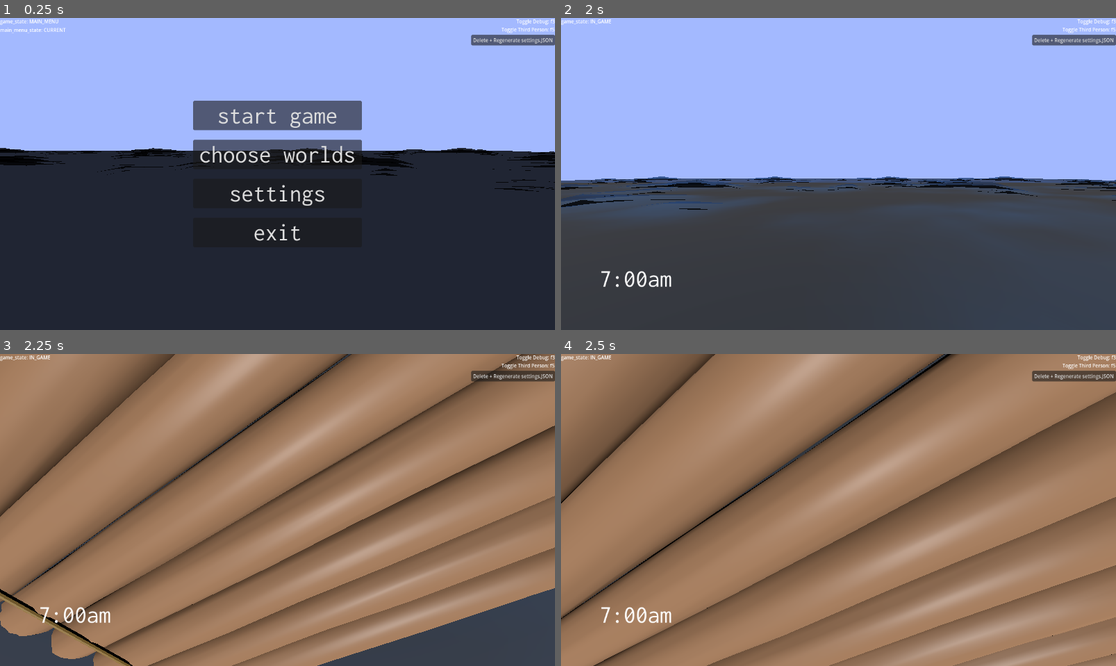
Above: before the commit, frames 1-4 (two rows, left to right).
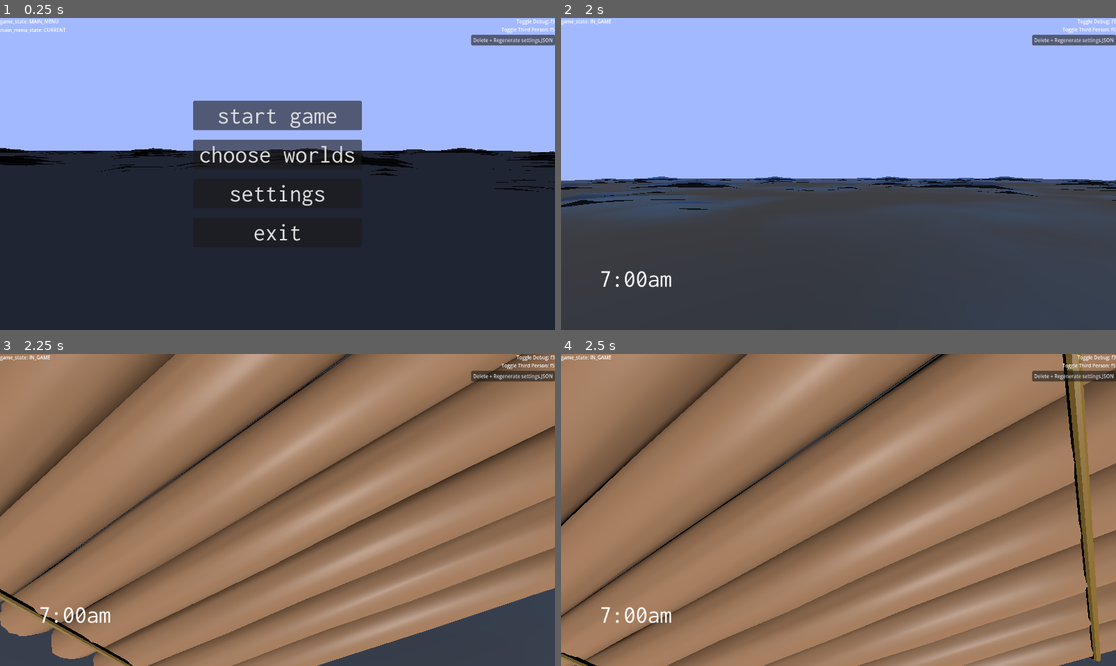
Above: after the commit, the same moments.

Repository: illogicalapple/open-water
Game: Godot game, scene res://scenes/start_menu.tscn
The game is run twice, just before and just after one commit, with the same random seed, the same clock (stepped at 60 frames per second) and the same inputs.
Inputs (mouse positions are in pixels of both pictures, inside the frame that each line leads up to):
- Up to frame 1 (0.25 s): no input
- Up to frame 2 (2 s): click "start game" at 0.5 s; click "Host" at 1.25 s
- Up to frame 3 (2.25 s): move the mouse to (305, 510) at 2.02 s; hold W from 2.03 s (still down); hold Space (jump) from 2.03 s (still down)
- Up to frame 4 (2.5 s): keep holding W; keep holding Space (jump)

Frames 1-3 are identical in both runs. In frame 4, 38% of the frame differs, in the area x 0-100%, y 0-100%.

Commit message:
some improvements
little changes!

Diff:
--- a/main.gd
+++ b/main.gd
@@ -23,6 +23,7 @@
 	multiplayer_peer.peer_connected.connect(func(id): add_player_character(id))
 	menu.visible = false
 	add_player_character()
+	$TimeSet.start()
 
 
 func add_player_character(id=1):
--- a/main.tscn
+++ b/main.tscn
@@ -153,7 +153,6 @@
 [node name="TimeSet" type="Timer" parent="."]
 process_mode = 3
 wait_time = 2.0
-autostart = true
 
 [connection signal="pressed" from="Menu/Join" to="." method="_on_join_pressed"]
 [connection signal="pressed" from="Menu/Host" to="." method="_on_host_pressed"]
--- a/player_character/player_character.gd
+++ b/player_character/player_character.gd
@@ -3,7 +3,7 @@
 var speed = 5
 #var mouse_sensitivity = 0.5
 var veloc=Vector3(0,0,0)
-var jumpheight=15
+var jumpheight=20
 @onready var camera = $Camera3D
 @onready var synchronizer = $MultiplayerSynchronizer
 
